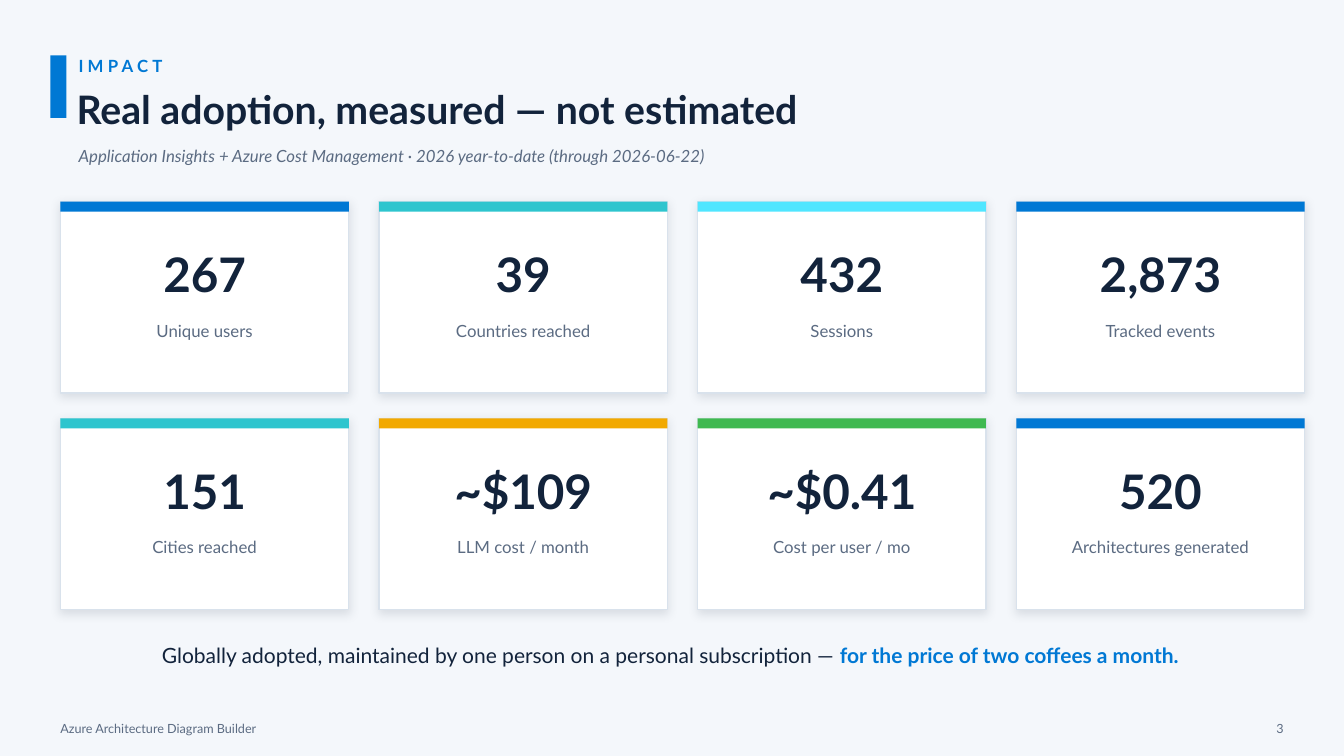
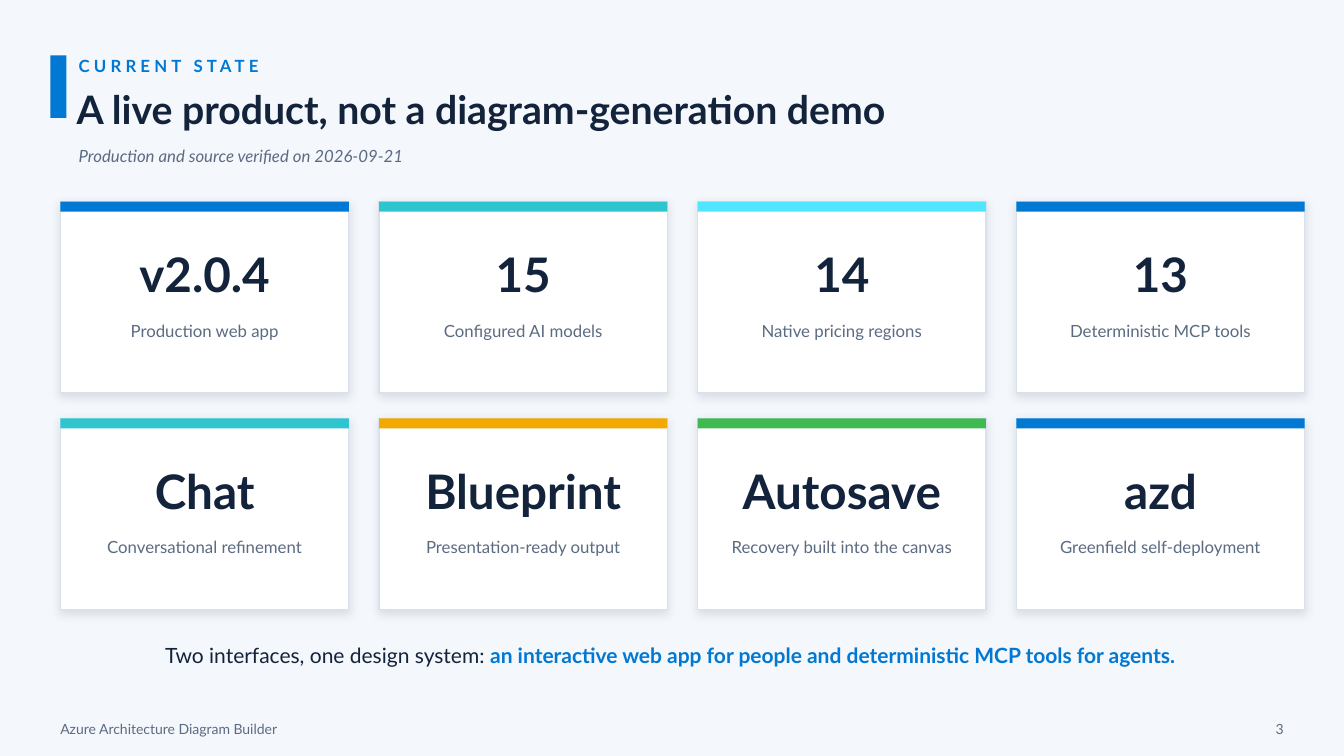
Before and after one commit to Arturo-Quiroga-MSFT/azure-architecture-diagram-builder, a slide deck: slide 3 of decks/azure-diagram-builder-overview.pptx. Drawn at 1344x756 pixels with LibreOffice and Linux fonts; fonts in the diff are those of the drawing. Boxes give left, top, right and bottom in pixels: in the first picture for what was removed or moved away, otherwise in the second. Text is boxed around its words. In the diff, an @@ line names an element or a change of style, - is before the commit and + after.

```diff
--- a/decks/azure-diagram-builder-overview.pptx
+++ b/decks/azure-diagram-builder-overview.pptx
@@ text at box(79, 59, 163, 72): text changed @@
-IMPACT
+CURRENT STATE
@@ text at box(77, 95, 885, 131): text changed @@
-Real adoption, measured — not estimated
+A live product, not a diagram-generation demo
@@ text at box(79, 149, 403, 164): text changed @@
-Application Insights + Azure Cost Management · 2026 year-to-date (through 2026-06-22)
+Production and source verified on 2026-09-21
@@ text at box(139, 257, 269, 293): text changed @@
-267
+v2.0.4
@@ text at box(496, 257, 551, 293): text changed @@
-39
+15
@@ text at box(814, 257, 869, 292): text changed @@
-432
+14
@@ text at box(1133, 257, 1188, 293): text changed @@
-2,873
+13
@@ text at box(131, 324, 278, 340): text changed @@
-Unique users
+Production web app
@@ text at box(444, 324, 603, 340): text changed @@
-Countries reached
+Configured AI models
@@ text at box(762, 325, 922, 340): text changed @@
-Sessions
+Native pricing regions
@@ text at box(1070, 324, 1250, 337): text changed @@
-Tracked events
+Deterministic MCP tools
@@ text at box(155, 473, 255, 510): text changed @@
-151
+Chat
@@ text at box(425, 473, 621, 517): text changed @@
-~$109
+Blueprint
@@ text at box(743, 474, 941, 510): text changed @@
-~$0.41
+Autosave
@@ text at box(1124, 473, 1197, 510): text changed @@
-520
+azd
@@ text at box(107, 540, 302, 553): text changed @@
-Cities reached
+Conversational refinement
@@ text at box(426, 540, 621, 556): text changed @@
-LLM cost / month
+Presentation-ready output
@@ text at box(732, 540, 952, 556): text changed @@
-Cost per user / mo
+Recovery built into the canvas
@@ text at box(1060, 540, 1260, 556): text changed @@
-Architectures generated
+Greenfield self-deployment
@@ text at box(165, 647, 1175, 667): text changed; text colour #12233B to #0078D4; bold on @@
-Globally adopted, maintained by one person on a personal subscription — for the price of two coffees a month.
+Two interfaces, one design system: an interactive web app for people and deterministic MCP tools for agents.
@@ text "Azure Architecture Diagram Builder" at box(60, 723, 278, 737): size 9 to 10 pt @@
```
Also in this commit, not shown: 6 other slides changed, 2 slides added, 2 slides removed, 3 other files.
